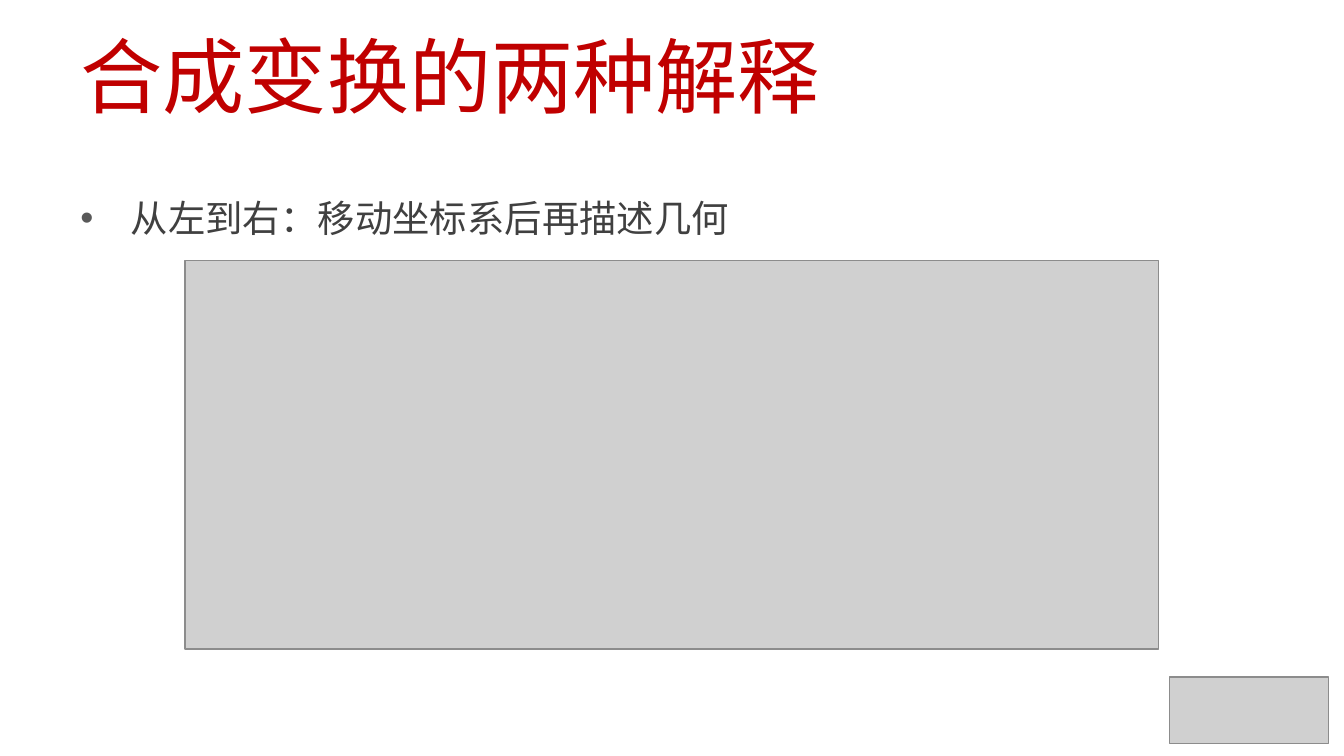
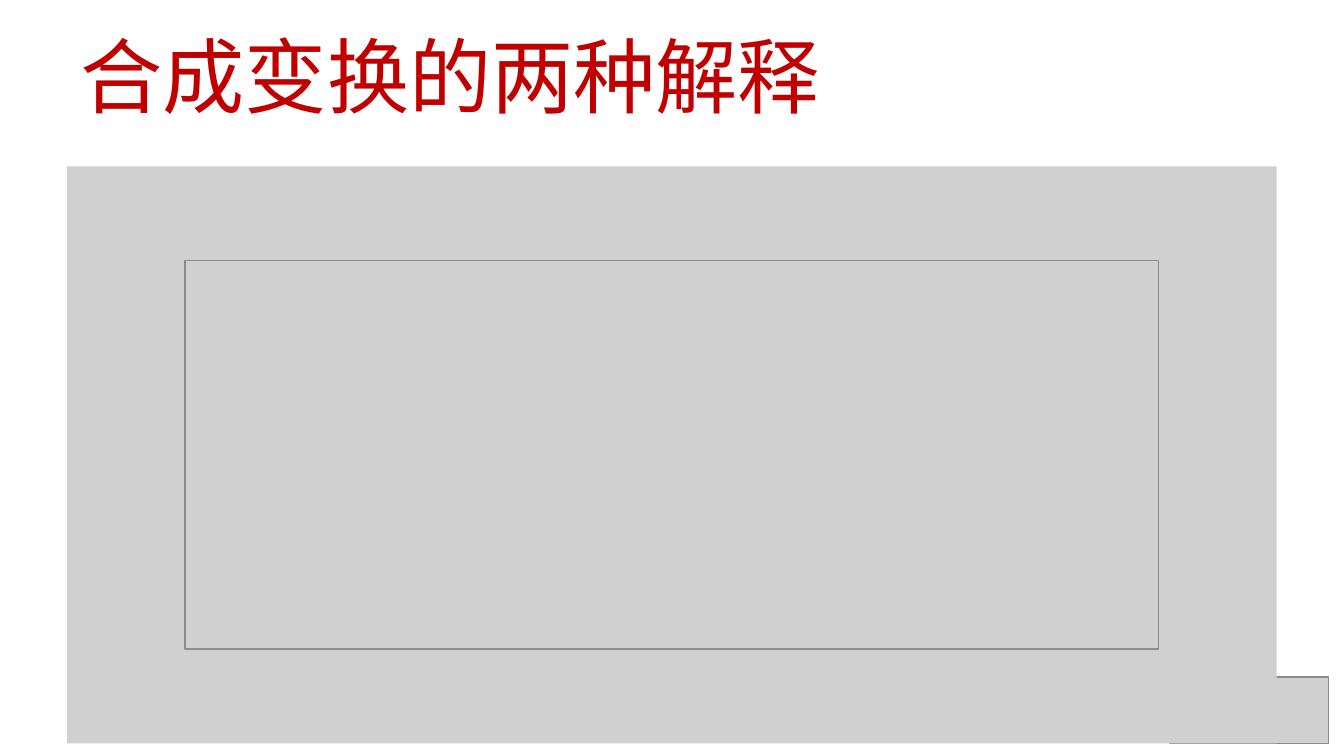
Before and after one commit to 0000duck/ComputerGraphicsBasics, a slide deck: slide 8 of PPT/34_仿射变换6of6.pptx. Drawn at 1344x756 pixels with LibreOffice and Linux fonts; fonts in the diff are those of the drawing; grey boxes stand for pictures. Boxes give left, top, right and bottom in pixels: in the first picture for what was removed or moved away, otherwise in the second. Text is boxed around its words. In the diff, an @@ line names an element or a change of style, - is before the commit and + after.

```diff
--- a/PPT/34_仿射变换6of6.pptx
+++ b/PPT/34_仿射变换6of6.pptx
@@ picture added at (x1=67, y1=167, x2=1277, y2=743) @@
@@ text removed at (x1=131, y1=200, x2=729, y2=235) @@
-• 从左到右：移动坐标系后再描述几何
```
Also in this commit, not shown: 1 other slide changed, 5 other files.
